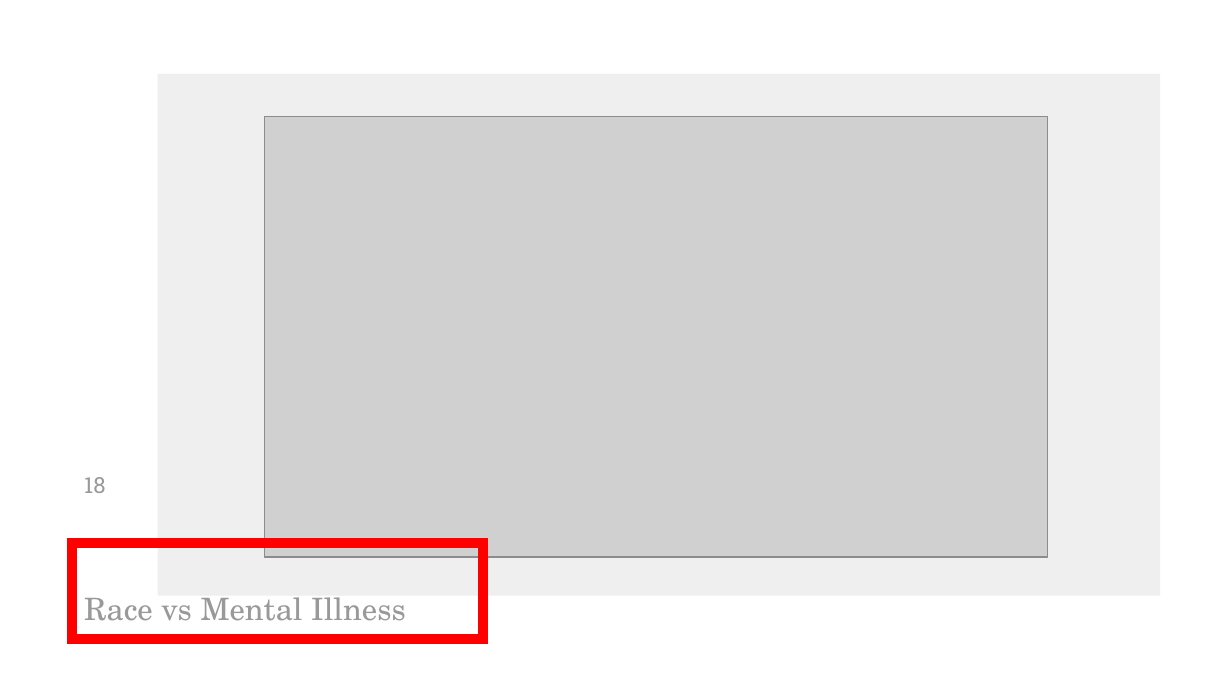
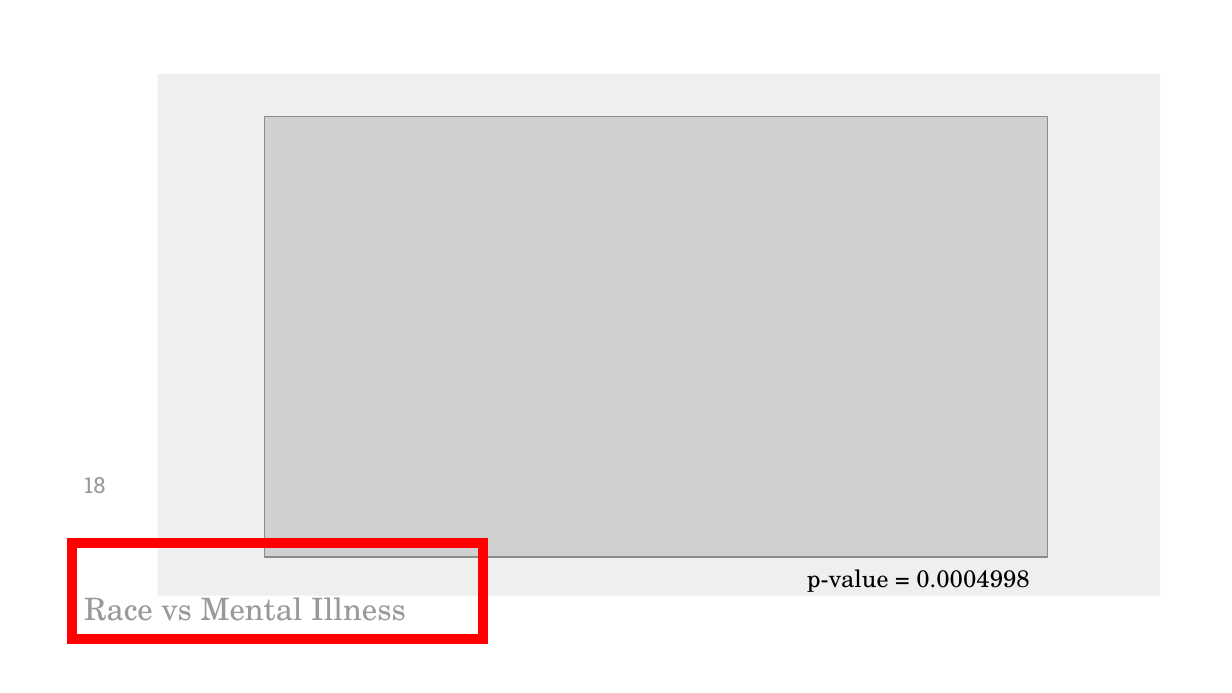
Before and after one commit to simrankota/comp4441_final, a slide deck: slide 18 of final_project_slides_new.pptx. Drawn at 1232x693 pixels with LibreOffice and Linux fonts; fonts in the diff are those of the drawing; grey boxes stand for pictures. Boxes give left, top, right and bottom in pixels: in the first picture for what was removed or moved away, otherwise in the second. Text is boxed around its words. In the diff, an @@ line names an element or a change of style, - is before the commit and + after.

```diff
--- a/final_project_slides_new.pptx
+++ b/final_project_slides_new.pptx
@@ text added at (x1=807, y1=569, x2=1029, y2=592), 14 pt, text #000000 @@
+p-value = 0.0004998
```
Also in this commit, not shown: 9 other slides changed, 3 slides added, 2 other files.
